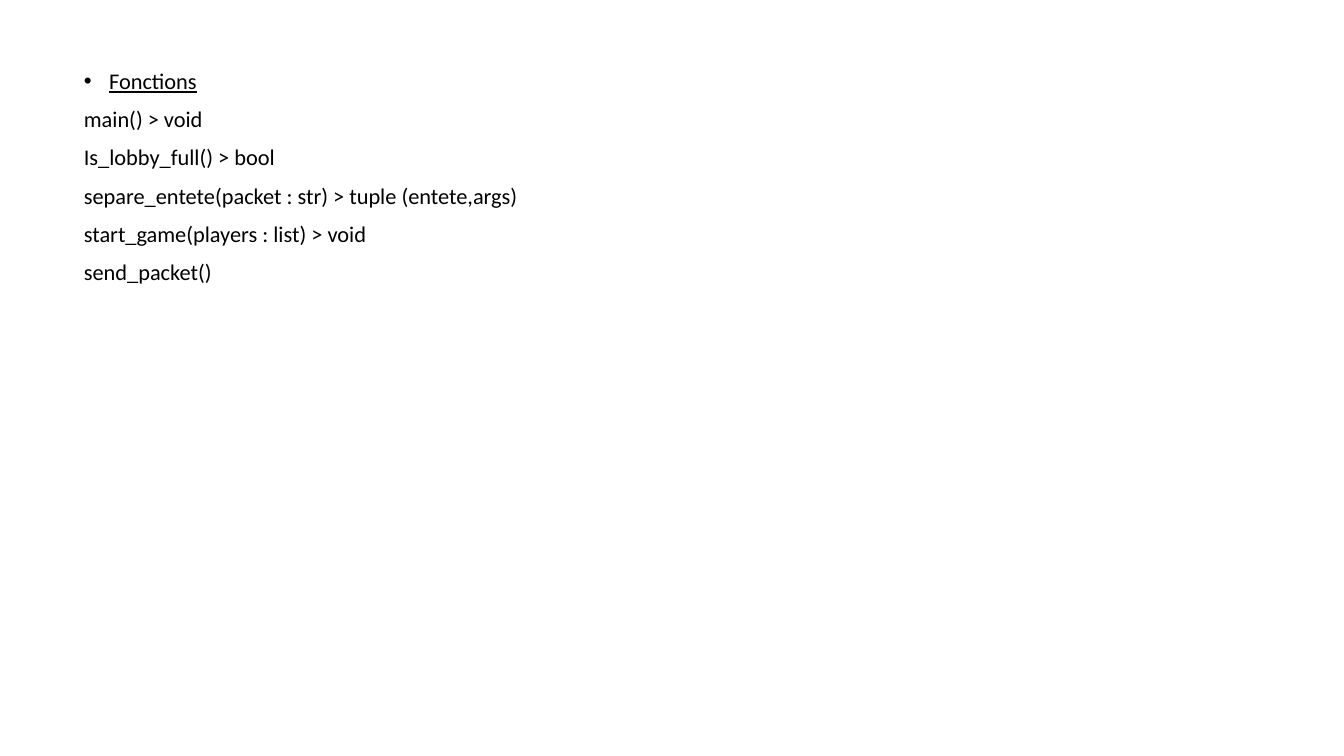
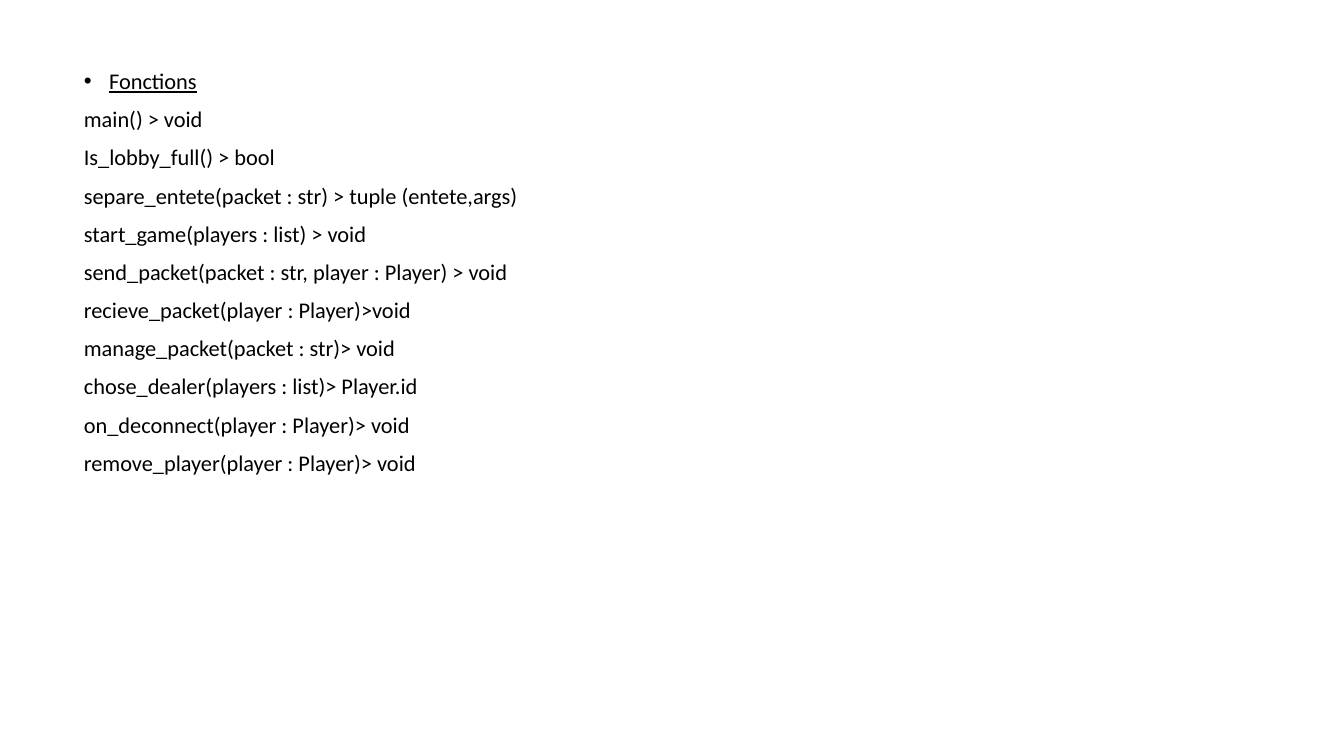
Before and after one commit to TooFuW/ProjetPoker, a slide deck: slide 6 of caractéristiques_techniques.pptx. Drawn at 1344x756 pixels with LibreOffice and Linux fonts; fonts in the diff are those of the drawing. Boxes give left, top, right and bottom in pixels: in the first picture for what was removed or moved away, otherwise in the second. Text is boxed around its words. In the diff, an @@ line names an element or a change of style, - is before the commit and + after.

Commit message:
edit vite fait

```diff
--- a/caractéristiques_techniques.pptx
+++ b/caractéristiques_techniques.pptx
@@ text at [84, 264, 508, 475]: text changed @@
-send_packet()
+send_packet(packet : str, player : Player) > void
+recieve_packet(player : Player)>void
+manage_packet(packet : str)> void
+chose_dealer(players : list)> Player.id
+on_deconnect(player : Player)> void
+remove_player(player : Player)> void
```
